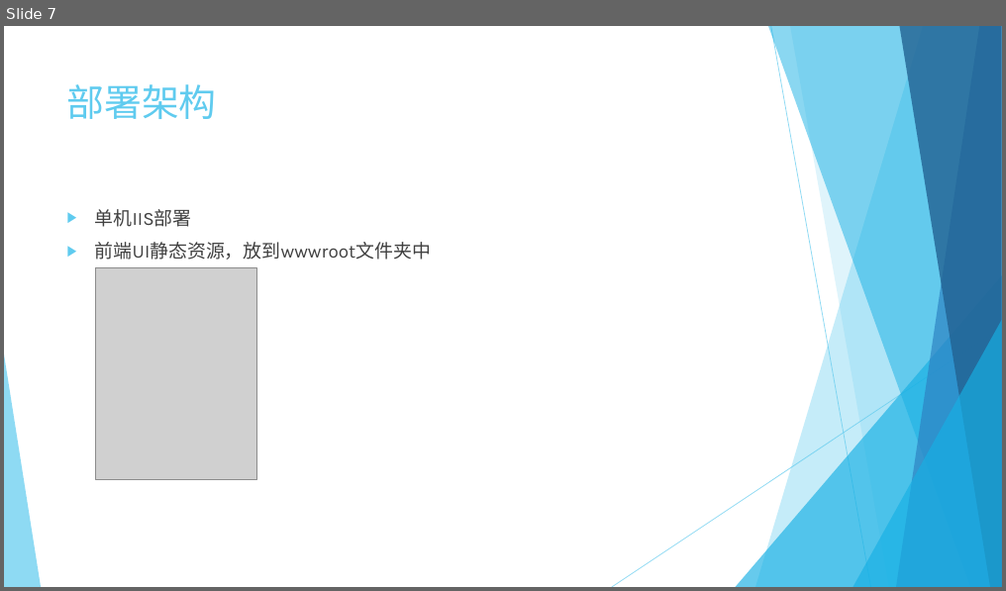
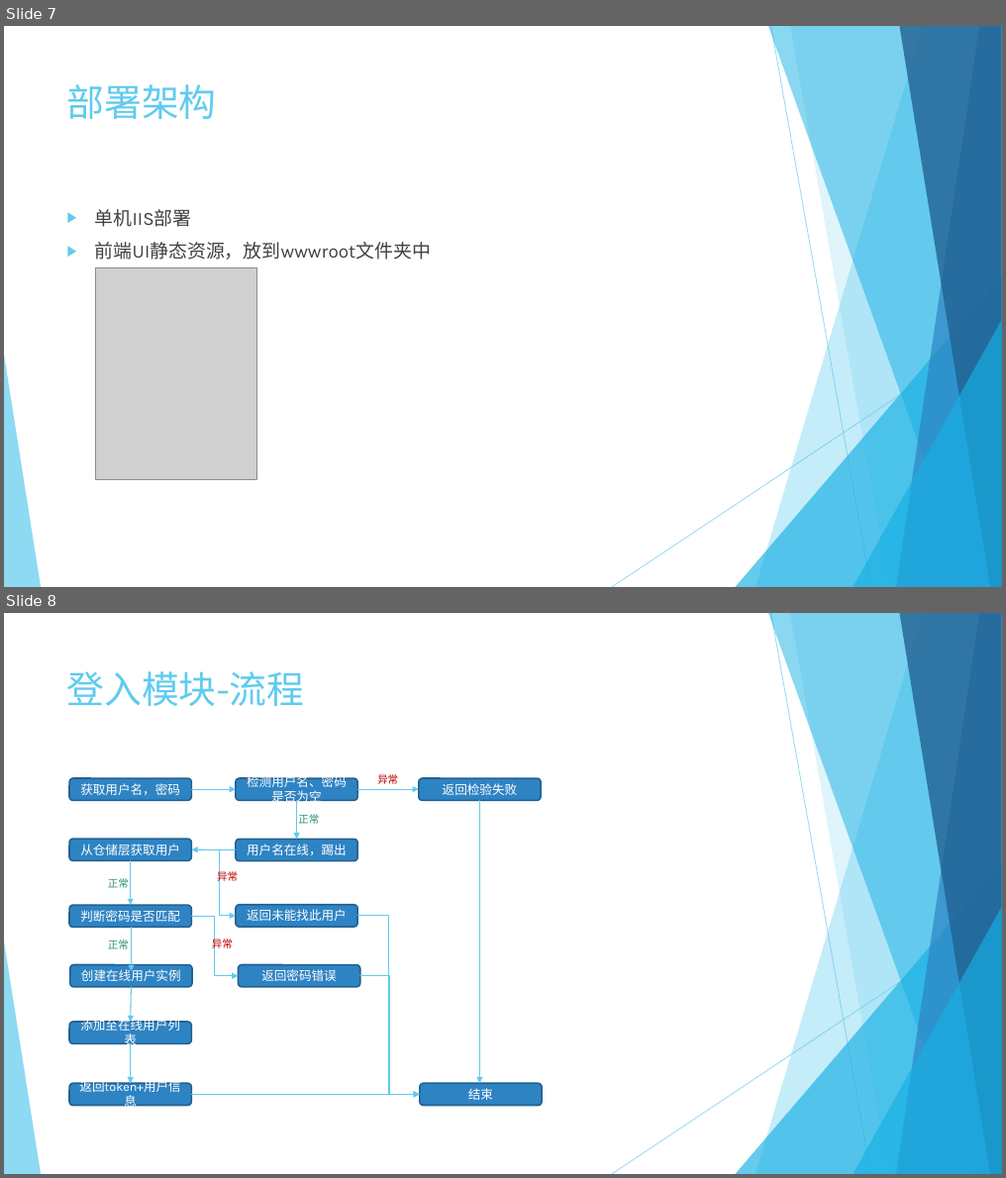
Before and after one commit to cqhaibin/ApiTemplate, a slide deck: share/后端开发模板.pptx. Shown one above the other, each under a label of ours: slide 7 before the commit, slides 7 and 8 after it. The pictures are 1006x591 and 1006x1178 pixels, drawn with LibreOffice and Linux fonts; fonts in the diff are those of the drawing; grey boxes stand for pictures. Boxes give left, top, right and bottom in pixels: in the first picture for what was removed or moved away, otherwise in the second. Text is boxed around its words. In the diff, an @@ line names an element or a change of style, - is before the commit and + after.

Commit message:
update ppt.

```diff
--- a/share/后端开发模板.pptx
+++ b/share/后端开发模板.pptx
@@ slide 8 added at box(4, 613, 1002, 1174), background #FFFFFF; not listed: 10 template elements that a slide beside it also shows @@
@@ title added at box(67, 671, 305, 706), 36 pt, text #5FCBEF @@
+登入模块-流程
@@ rounded rectangle added at box(69, 778, 191, 800), fill #2E83C3, outline #226190 1.5 pt, 12 pt, text #FFFFFF @@
+获取用户名，密码
@@ arrow added from (191, 789) to (236, 789), #5FCBEF 1 pt @@
@@ rounded rectangle added at box(236, 778, 357, 800), fill #2E83C3, outline #226190 1.5 pt, 12 pt, text #FFFFFF @@
+检测用户名、密码是否为空
@@ arrow added from (358, 789) to (419, 789), #5FCBEF 1 pt @@
@@ text added at box(377, 774, 398, 784), 10 pt, text #C00000 @@
+异常
@@ rounded rectangle added at box(419, 778, 541, 800), fill #2E83C3, outline #226190 1.5 pt, 12 pt, text #FFFFFF @@
+返回检验失败
@@ arrow added from (297, 800) to (297, 839), #5FCBEF 1 pt @@
@@ text added at box(298, 814, 319, 824), 10 pt, text #2E946B @@
+正常
@@ arrow added from (480, 800) to (480, 1084), #5FCBEF 1 pt @@
@@ rounded rectangle added at box(69, 839, 191, 861), fill #2E83C3, outline #226190 1.5 pt, 12 pt, text #FFFFFF @@
+从仓储层获取用户
@@ arrow added from (236, 851) to (191, 850), #5FCBEF 1 pt @@
@@ rounded rectangle added at box(236, 839, 357, 861), fill #2E83C3, outline #226190 1.5 pt, 12 pt, text #FFFFFF @@
+用户名在线，踢出
@@ text added at box(108, 878, 129, 888), 10 pt, text #2E946B @@
+正常
@@ arrow added from (131, 861) to (131, 905), #5FCBEF 1 pt @@
@@ text added at box(217, 870, 238, 884), 10 pt, text #C00000 @@
+异常
@@ elbow arrow added from (220, 851) to (236, 916), #5FCBEF 1 pt @@
@@ rounded rectangle added at box(69, 905, 191, 927), fill #2E83C3, outline #226190 1.5 pt, 12 pt, text #FFFFFF @@
+判断密码是否匹配
@@ rounded rectangle added at box(236, 905, 357, 927), fill #2E83C3, outline #226190 1.5 pt, 12 pt, text #FFFFFF @@
+返回未能找此用户
@@ arrow added from (132, 928) to (132, 971), #5FCBEF 1 pt @@
@@ elbow arrow added from (191, 916) to (239, 976), #5FCBEF 1 pt @@
@@ text added at box(212, 937, 233, 951), 10 pt, text #C00000 @@
+异常
@@ elbow arrow added from (358, 916) to (420, 1094), #5FCBEF 1 pt @@
@@ rounded rectangle added at box(70, 964, 192, 986), fill #2E83C3, outline #226190 1.5 pt, 12 pt, text #FFFFFF @@
+创建在线用户实例
@@ text added at box(108, 940, 129, 950), 10 pt, text #2E946B @@
+正常
@@ rounded rectangle added at box(239, 964, 360, 986), fill #2E83C3, outline #226190 1.5 pt, 12 pt, text #FFFFFF @@
+返回密码错误
@@ arrow added from (132, 987) to (131, 1022), #5FCBEF 1 pt @@
@@ elbow arrow added from (360, 976) to (420, 1094), #5FCBEF 1 pt @@
@@ rounded rectangle added at box(69, 1022, 191, 1044), fill #2E83C3, outline #226190 1.5 pt, 12 pt, text #FFFFFF @@
+添加至在线用户列表
@@ arrow added from (131, 1045) to (131, 1084), #5FCBEF 1 pt @@
@@ rounded rectangle added at box(69, 1084, 191, 1106), fill #2E83C3, outline #226190 1.5 pt, 12 pt, text #FFFFFF @@
+返回token+用户信息
@@ rounded rectangle added at box(420, 1084, 542, 1106), fill #2E83C3, outline #226190 1.5 pt, 12 pt, text #FFFFFF @@
+结束
@@ arrow added from (191, 1094) to (420, 1094), #5FCBEF 1 pt @@
```
Also in this commit, not shown: 1 other slide added.
